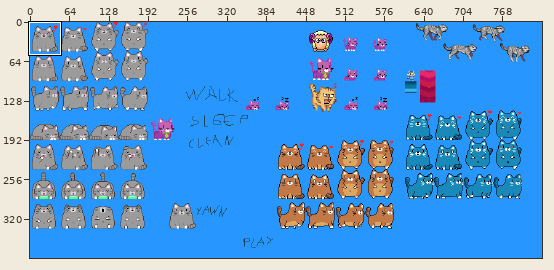
Two states of a sprite sheet, ClickDev.gmx/GFX/player.png. The picture above shows the old version from afar; the outline marks the close-up.
Close-up. Before the commit:
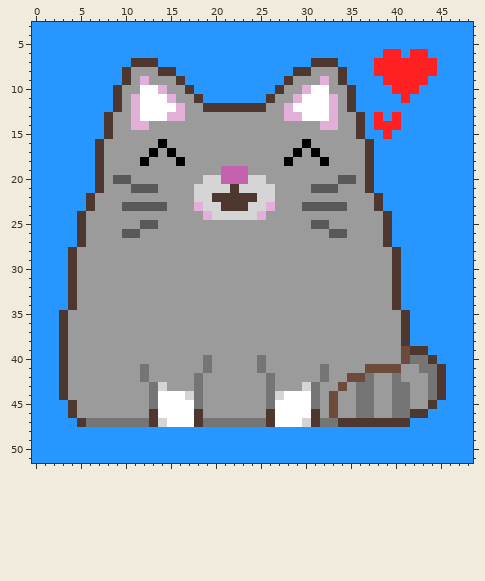
The file is 832x384 pixels. Colours within 5 levels of each other are drawn and written as one. Shown: x 0..48, y 3..51. The commit also changed other parts of the picture, which this record leaves out.
After the commit:
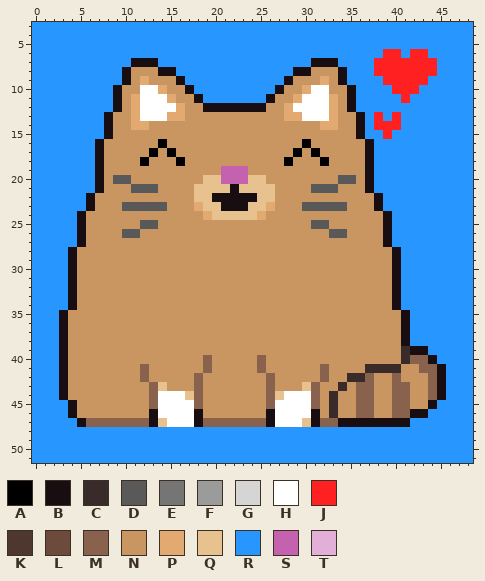
Palette (. is transparent): A #000000  B #180e12  C #392b2a  D #595959  E #757575  F #9b9b9b  G #d5d5d5  H #ffffff  J #ff2121  K #4e372e  L #6c4a3c  M #89624d  N #c99560  P #e2a971  Q #e8c28e  R #2797ff  S #c562b0  T #e1afd7
Diff:
Changed rows in their new state; - is an unchanged pixel.
first column x 3:
 7 --------BBB-----------------BBB------------
 8 -------BNNNBB-------------BBNNNB-----------
 9 -------BNPNNNB-----------BNNNPNB-----------
10 ------BNN--PNNB---------BNNP--NNB----------
11 ------BNP---PNNB-------BNNP---PNB----------
12 ------BNP----PNNBBBBBBBNNP----PNB----------
13 -----BNNP---PPNNNNNNNNNNNPP---PNNB---------
14 -----BNNPPNNNNNNNNNNNNNNNNNNNPPNNB---------
15 -----BNNNNNNNNNNNNNNNNNNNNNNNNNNNB---------
16 ----BNNNNNN-NNNNNNNNNNNNNNN-NNNNNNB--------
17 ----BNNNNN-N-NNNNNNNNNNNNN-N-NNNNNB--------
18 ----BNNNN-NNN-NNNNNNNNNNN-NNN-NNNNB--------
19 ----BNNNNNNNNNNNNN---NNNNNNNNNNNNNB--------
20 ----BN--NNNNNNNNQQ---QQNNNNNNNN--NB--------
21 ----BNNN---NNNNQQQQBQQQQNNNN---NNNB--------
22 ---BNNNNNNNNNNNQQBBBBBQQNNNNNNNNNNNB-------
23 ---BNNN-----NNNPQQBBBQQPNNN-----NNNB-------
24 --BNNNNNNNNNNNNNPQQQQQPNNNNNNNNNNNNNB------
25 --BNNNNNN--NNNNNNNNNNNNNNNNN--NNNNNNB------
26 --BNNNN--NNNNNNNNNNNNNNNNNNNNN--NNNNB------
27 --BNNNNNNNNNNNNNNNNNNNNNNNNNNNNNNNNNB------
28 -BNNNNNNNNNNNNNNNNNNNNNNNNNNNNNNNNNNNB-----
29 -BNNNNNNNNNNNNNNNNNNNNNNNNNNNNNNNNNNNB-----
30 -BNNNNNNNNNNNNNNNNNNNNNNNNNNNNNNNNNNNB-----
31 -BNNNNNNNNNNNNNNNNNNNNNNNNNNNNNNNNNNNB-----
32 -BNNNNNNNNNNNNNNNNNNNNNNNNNNNNNNNNNNNB-----
33 -BNNNNNNNNNNNNNNNNNNNNNNNNNNNNNNNNNNNB-----
34 -BNNNNNNNNNNNNNNNNNNNNNNNNNNNNNNNNNNNB-----
35 BNNNNNNNNNNNNNNNNNNNNNNNNNNNNNNNNNNNNNB----
36 BNNNNNNNNNNNNNNNNNNNNNNNNNNNNNNNNNNNNNB----
37 BNNNNNNNNNNNNNNNNNNNNNNNNNNNNNNNNNNNNNB----
38 BNNNNNNNNNNNNNNNNNNNNNNNNNNNNNNNNNNNNNB----
39 BNNNNNNNNNNNNNNNNNNNNNNNNNNNNNNNNNNNNNCBB--
40 BNNNNNNNNNNNNNNNMNNNNNMNNNNNNNNNNNNNNNCMMB-
41 BNNNNNNNNMNNNNNNMNNNNNMNNNNNNMNNNNCCCCNNMMB
42 BNNNNNNNNMNNNNNMNNNNNNNMNNNNNMNNCCMNNMNNNMB
43 BNNNNNNNNNMQNNNMNNNNNNNMNNNQMNNCNMMNNMMNNMB
44 BNNNNNNNNNM---QMNNNNNNNMQ---MNCNNMMNNMMNNMB
45 -BNNNNNNNNM----MNNNNNNNM----MNCNNMMNNMMNNB-
46 -BNNNNNNNNB----BNNNNNNNB----BNCNNMMNNMMBB--
47 --BMMMMMMMBQ---BMMMMMMMB---QBMMBBBBBBBB----
